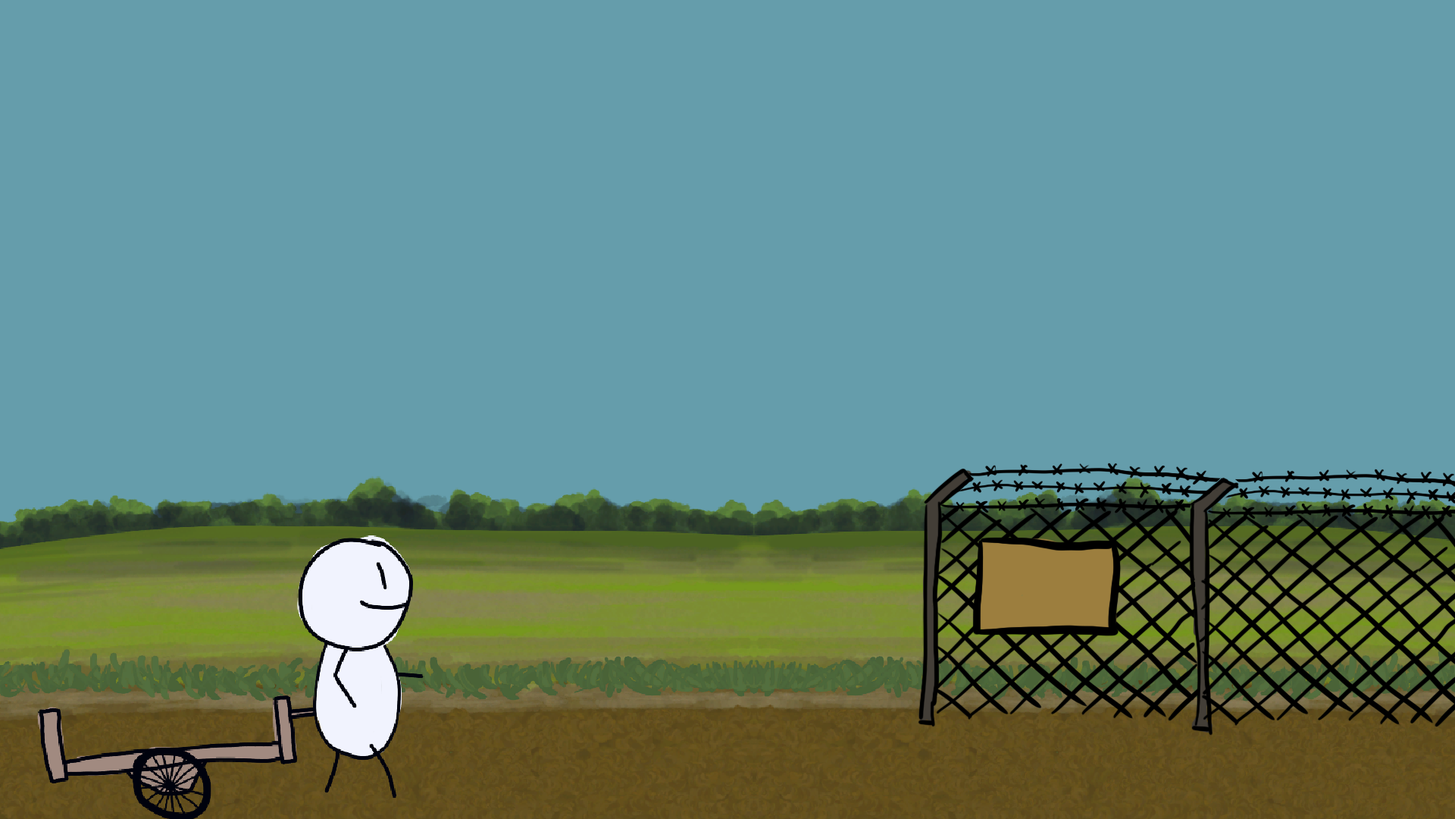
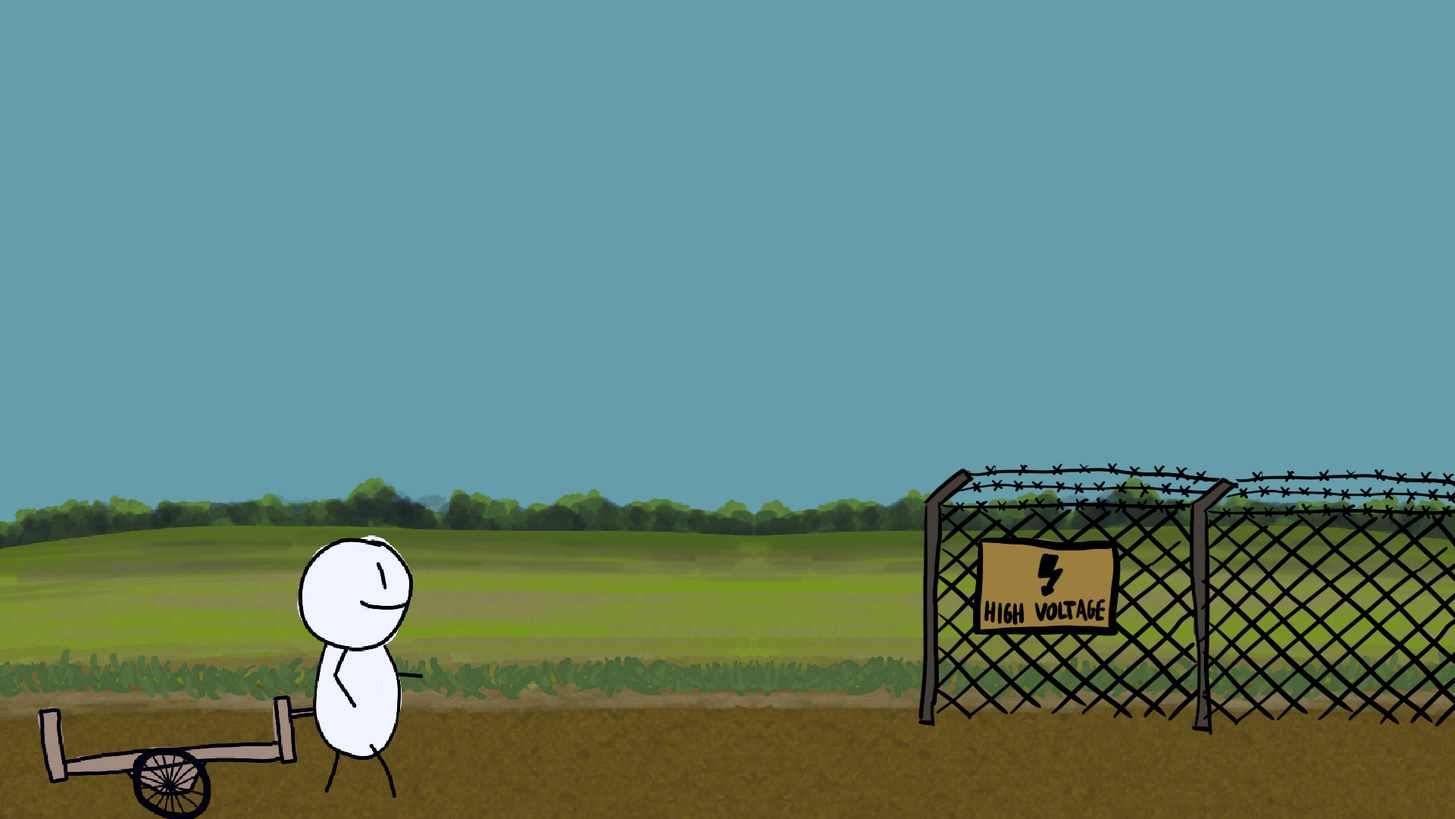
Revision of a layered 1455x819 image; what changed, layer by layer:
painted on "Layer 11" over [983, 552, 1106, 626]
